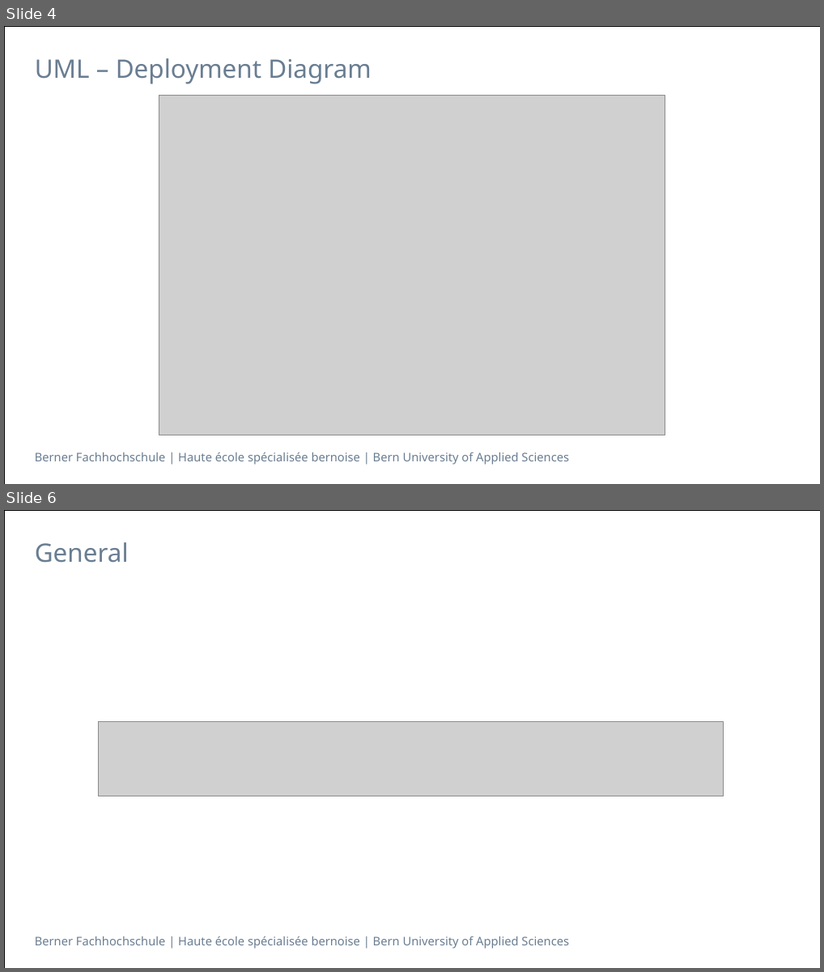
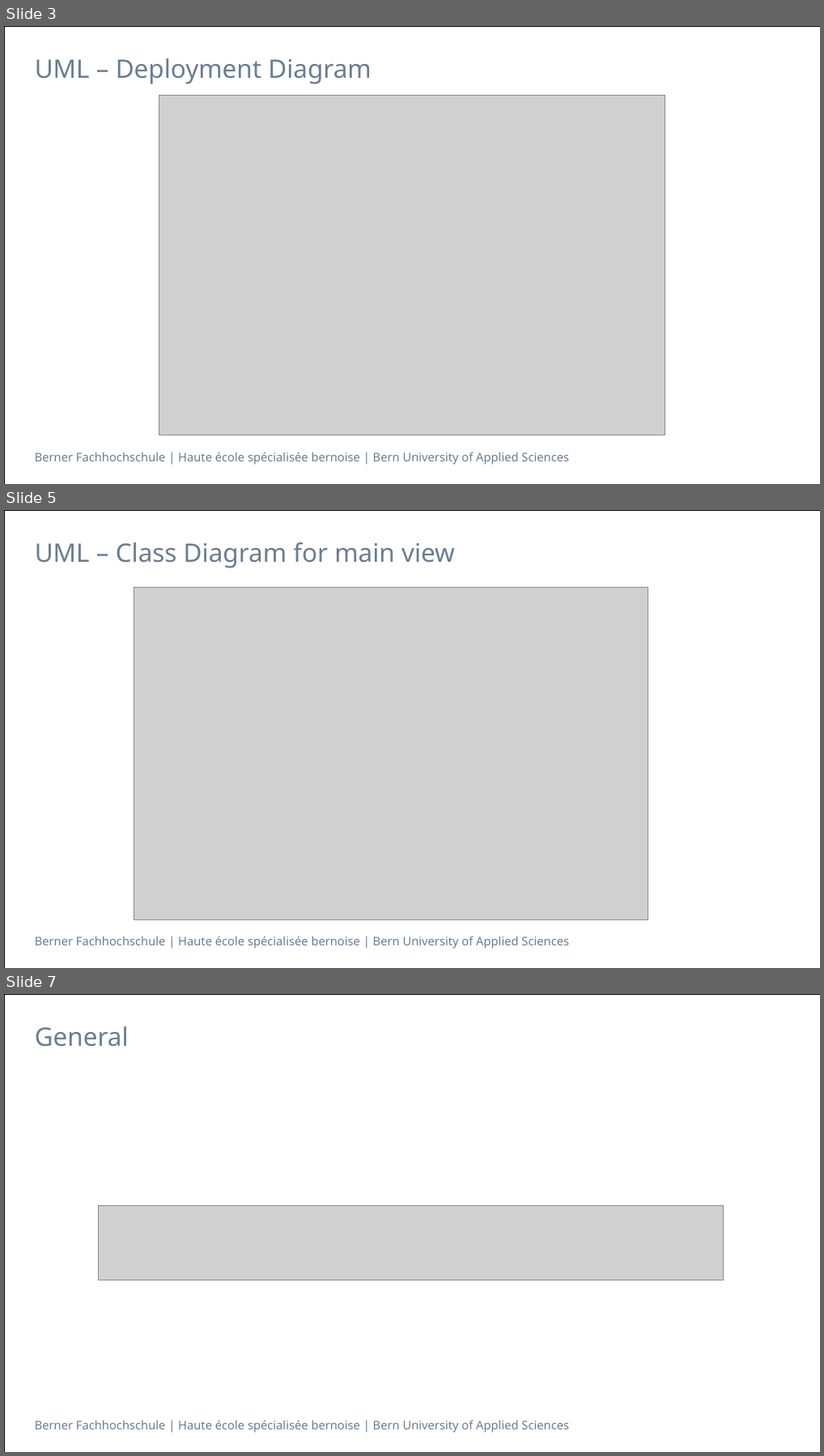
Before and after one commit to selvs1/ePsyDoc, a slide deck: doc/task-04/Präsentation task 03 und 04/Task03-04 - Ärzte - Suchtpatienten.pptx. Shown one above the other, each under a label of ours: slides 4 and 6 before the commit, slides 3, 5 and 7 after it; the slides between them are not shown. The pictures are 824x972 and 824x1456 pixels, drawn with LibreOffice and Linux fonts; fonts in the diff are those of the drawing; grey boxes stand for pictures. Boxes give left, top, right and bottom in pixels: in the first picture for what was removed or moved away, otherwise in the second. Text is boxed around its words. In the diff, an @@ line names an element or a change of style, - is before the commit and + after.

```diff
--- a/doc/task-04/Präsentation task 03 und 04/Task03-04 - Ärzte - Suchtpatienten.pptx
+++ b/doc/task-04/Präsentation task 03 und 04/Task03-04 - Ärzte - Suchtpatienten.pptx
@@ slide 5 added at [4, 510, 820, 968], background #FFFFFF; not listed: 2 template elements that a slide beside it also shows @@
@@ title added at [35, 542, 455, 568], 30 pt, text #697D91 @@
+UML – Class Diagram for main view
@@ picture added at [134, 587, 648, 920] @@
@@ what was slide 4 is now slide 3 @@
@@ what was slide 6 is now slide 7 @@
```
Also in this commit, not shown: 3 slides changed, 1 other file.
